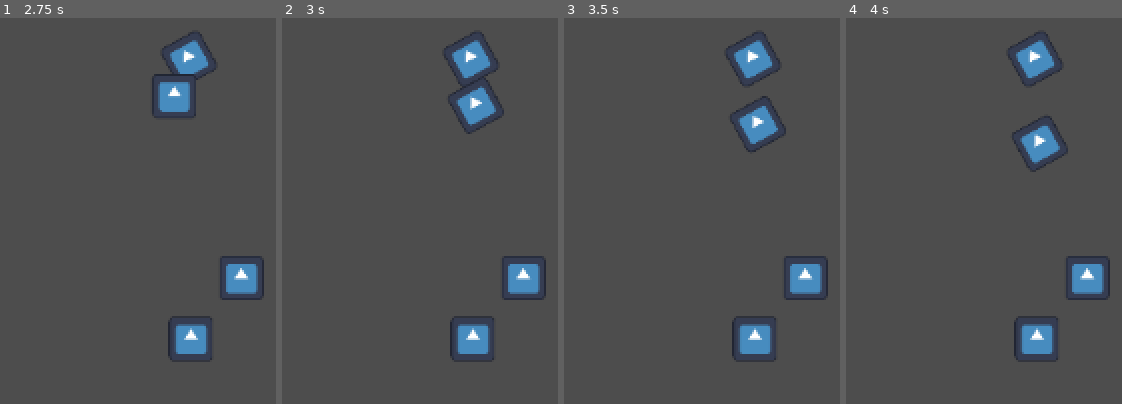
Above: before the commit, frames 1-4 (left to right).
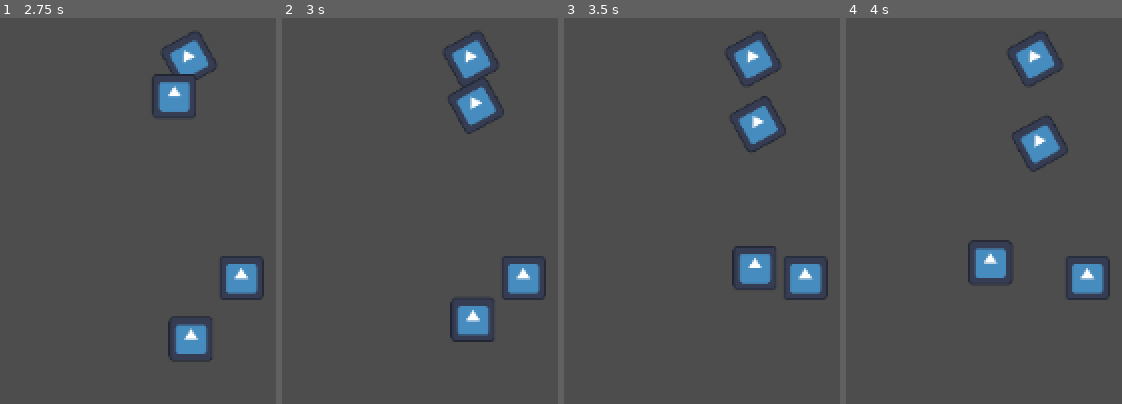
Above: after the commit, the same moments.

Repository: cbcerquiaga/Sandals-of-Blood
Game: Godot game, scene res://match_scene.tscn
The game is run twice, just before and just after one commit, with the same random seed, the same clock (stepped at 60 frames per second) and the same inputs. The engine's default icon, where the game draws it, is replaced by a stand-in: a white triangle on a blue panel in a dark square.
Inputs:
- Up to frame 1 (2.75 s): tap Enter at 0.5, 2 s; hold Right (move_right, bound only after the commit) 0.53-1.28 s; tap Space at 0.77, 1.25, 1.52 s; hold Down (move_down, bound only after the commit) 1.28-2.03 s; hold Right (move_right, bound only after the commit) from 2.03 s (still down)
- Up to frame 2 (3 s): tap Space at 2.75 s; release Right (move_right, bound only after the commit) at 2.78 s; hold Up (move_up, bound only after the commit) from 2.78 s (still down)
- Up to frame 3 (3.5 s): keep holding Up (move_up, bound only after the commit); tap Space at 3.02 s
- Up to frame 4 (4 s): release Up (move_up, bound only after the commit) at 3.53 s; hold A (move_left, bound only after the commit) from 3.53 s (still down); tap Space at 3.77 s

Frame 1 is identical in both runs. In frame 2, 1.6% of the frame differs, in the area x 60-77%, y 72-90%; in frame 3, 2.6%, in the area x 60-77%, y 59-90%; in frame 4, 2.5%.

Commit message:
Catcher moves
closed #3

Diff:
--- /dev/null
+++ b/Match_Catcher.gd
@@ -0,0 +1,14 @@
+#Match_Catcher.gd
+extends Match_OffensivePlayer
+
+func _ready():
+	super._ready()
+	isCatcher = true
+	print("I am the catcher!")
+
+func _physics_process(delta: float) -> void:
+	super._physics_process(delta)
+
+func _on_pitcher_throw_ball(ball_power: Variant, ball_spin: Variant, start_angle: Variant, start_position: Variant) -> void:
+	super._on_pitcher_throw_ball(ball_power, ball_spin, start_angle, start_position)
+	print("Catcher knows the ball is thrown")
--- /dev/null
+++ b/Match_OffensivePlayer.gd
@@ -0,0 +1,35 @@
+#Match_OffensivePlayer.gd
+class_name Match_OffensivePlayer
+extends CharacterBody2D
+
+var isPlayLive = false
+var isCatcher
+var isPlayerControlled = false
+var pitcher
+const speed = 300.0
+
+func _ready():
+	pitcher = get_node_or_null("../Pitcher")
+	if pitcher:
+		pitcher.connect("ball_thrown", Callable(self, "_on_ball_thrown"))
+	else:
+		print("the teammates have never heard of this pitcher")
+
+func _physics_process(delta: float) -> void:
+	if isPlayLive:
+		if not isPlayerControlled:
+		#run route or wait
+			pass
+		else:
+			velocity = Vector2(
+			Input.get_action_strength("move_right") - Input.get_action_strength("move_left"),
+			Input.get_action_strength("move_down") - Input.get_action_strength("move_up"))
+			if velocity.length() > 0:
+				velocity = velocity.normalized() * speed
+		move_and_slide()
+
+func _on_pitcher_throw_ball(ball_power: Variant, ball_spin: Variant, start_angle: Variant, start_position: Variant) -> void:
+	print("it's go time")
+	isPlayLive = true
+	if isCatcher:
+		isPlayerControlled = true
--- a/ball.gd
+++ b/ball.gd
@@ -32,13 +32,13 @@
 	elif pitcher_found == false:
 		pitcher.connect("ball_thrown", Callable(self, "_on_ball_thrown"))
 		pitcher_found = true
-		print("there's the pitcher. who's a happy ball?")
+		#print("there's the pitcher. who's a happy ball?")
 
 func _physics_process(delta: float) -> void:
 	if thrown:
 		velocity.y = (base_speed + speed)
 		speed = speed * linear_drag
-		print("Spin effect: " + str(english/180 * PI))
+		#print("Spin effect: " + str(english/180 * PI))
 		rotation += english/180 * PI
 		english = english * rotational_drag
 		move_and_slide()
--- a/match_scene.tscn
+++ b/match_scene.tscn
@@ -1,8 +1,9 @@
-[gd_scene load_steps=5 format=3 uid="uid://b4us3gnnhjwep"]
+[gd_scene load_steps=6 format=3 uid="uid://b4us3gnnhjwep"]
 
 [ext_resource type="Script" path="res://MatchManager.gd" id="1_blowy"]
 [ext_resource type="Texture2D" uid="uid://c0dlecvp86dxf" path="res://icon.svg" id="1_hihoq"]
 [ext_resource type="Script" path="res://Match_Pitcher.gd" id="2_lkmwo"]
+[ext_resource type="Script" path="res://Match_Catcher.gd" id="4_fdyrg"]
 [ext_resource type="Script" path="res://ball.gd" id="4_sv5sn"]
 
 [node name="MatchScene" type="Node2D"]
@@ -17,6 +18,7 @@
 [node name="CollisionPolygon2D" type="CollisionPolygon2D" parent="Pitcher"]
 
 [node name="Catcher" type="CharacterBody2D" parent="."]
+script = ExtResource("4_fdyrg")
 
 [node name="Sprite2D" type="Sprite2D" parent="Catcher"]
 position = Vector2(6, 808)
@@ -40,4 +42,5 @@
 
 [node name="Charge-Up Bar" type="Polygon2D" parent="."]
 
+[connection signal="throw_ball" from="Pitcher" to="Catcher" method="_on_pitcher_throw_ball"]
 [connection signal="throw_ball" from="Pitcher" to="Ball" method="_on_pitcher_throw_ball"]
--- a/project.godot
+++ b/project.godot
@@ -14,3 +14,83 @@
 run/main_scene="res://match_scene.tscn"
 config/features=PackedStringArray("4.3", "Forward Plus")
 config/icon="res://icon.svg"
+
+[input]
+
+move_right={
+"deadzone": 0.5,
+"events": [Object(InputEventKey,"resource_local_to_scene":false,"resource_name":"","device":0,"window_id":0,"alt_pressed":false,"shift_pressed":false,"ctrl_pressed":false,"meta_pressed":false,"pressed":false,"keycode":0,"physical_keycode":4194321,"key_label":0,"unicode":0,"location":0,"echo":false,"script":null)
+, Object(InputEventKey,"resource_local_to_scene":false,"resource_name":"","device":0,"window_id":0,"alt_pressed":false,"shift_pressed":false,"ctrl_pressed":false,"meta_pressed":false,"pressed":false,"keycode":0,"physical_keycode":68,"key_label":0,"unicode":0,"location":0,"echo":false,"script":null)
+, null]
+}
+move_left={
+"deadzone": 0.5,
+"events": [Object(InputEventKey,"resource_local_to_scene":false,"resource_name":"","device":-1,"window_id":0,"alt_pressed":false,"shift_pressed":false,"ctrl_pressed":false,"meta_pressed":false,"pressed":false,"keycode":0,"physical_keycode":65,"key_label":0,"unicode":65,"location":0,"echo":false,"script":null)
+, Object(InputEventKey,"resource_local_to_scene":false,"resource_name":"","device":-1,"window_id":0,"alt_pressed":false,"shift_pressed":false,"ctrl_pressed":false,"meta_pressed":false,"pressed":false,"keycode":0,"physical_keycode":4194319,"key_label":0,"unicode":0,"location":0,"echo":false,"script":null)
+]
+}
+move_down={
+"deadzone": 0.5,
+"events": [Object(InputEventKey,"resource_local_to_scene":false,"resource_name":"","device":-1,"window_id":0,"alt_pressed":false,"shift_pressed":false,"ctrl_pressed":false,"meta_pressed":false,"pressed":false,"keycode":0,"physical_keycode":4194322,"key_label":0,"unicode":0,"location":0,"echo":false,"script":null)
+, Object(InputEventKey,"resource_local_to_scene":false,"resource_name":"","device":-1,"window_id":0,"alt_pressed":false,"shift_pressed":false,"ctrl_pressed":false,"meta_pressed":false,"pressed":false,"keycode":0,"physical_keycode":83,"key_label":0,"unicode":115,"location":0,"echo":false,"script":null)
+]
+}
+move_up={
+"deadzone": 0.5,
+"events": [Object(InputEventKey,"resource_local_to_scene":false,"resource_name":"","device":-1,"window_id":0,"alt_pressed":false,"shift_pressed":false,"ctrl_pressed":false,"meta_pressed":false,"pressed":false,"keycode":0,"physical_keycode":4194320,"key_label":0,"unicode":0,"location":0,"echo":false,"script":null)
+, Object(InputEventKey,"resource_local_to_scene":false,"resource_name":"","device":-1,"window_id":0,"alt_pressed":false,"shift_pressed":false,"ctrl_pressed":false,"meta_pressed":false,"pressed":false,"keycode":0,"physical_keycode":87,"key_label":0,"unicode":119,"location":0,"echo":false,"script":null)
+]
+}
+UI_enter={
+"deadzone": 0.5,
+"events": []
+}
+UI_exit={
+"deadzone": 0.5,
+"events": []
+}
+pause={
+"deadzone": 0.5,
+"events": [Object(InputEventKey,"resource_local_to_scene":false,"resource_name":"","device":-1,"window_id":0,"alt_pressed":false,"shift_pressed":false,"ctrl_pressed":false,"meta_pressed":false,"pressed":false,"keycode":0,"physical_keycode":4194305,"key_label":0,"unicode":0,"location":0,"echo":false,"script":null)
+]
+}
+strategy_primary={
+"deadzone": 0.5,
+"events": [Object(InputEventKey,"resource_local_to_scene":false,"resource_name":"","device":-1,"window_id":0,"alt_pressed":false,"shift_pressed":false,"ctrl_pressed":false,"meta_pressed":false,"pressed":false,"keycode":0,"physical_keycode":49,"key_label":0,"unicode":49,"location":0,"echo":false,"script":null)
+]
+}
+strategy_secondary={
+"deadzone": 0.5,
+"events": [Object(InputEventKey,"resource_local_to_scene":false,"resource_name":"","device":-1,"window_id":0,"alt_pressed":false,"shift_pressed":false,"ctrl_pressed":false,"meta_pressed":false,"pressed":false,"keycode":0,"physical_keycode":50,"key_label":0,"unicode":50,"location":0,"echo":false,"script":null)
+]
+}
+strategy_tertiary={
+"deadzone": 0.5,
+"events": [Object(InputEventKey,"resource_local_to_scene":false,"resource_name":"","device":-1,"window_id":0,"alt_pressed":false,"shift_pressed":false,"ctrl_pressed":false,"meta_pressed":false,"pressed":false,"keycode":0,"physical_keycode":51,"key_label":0,"unicode":51,"location":0,"echo":false,"script":null)
+]
+}
+strategy_quaternary={
+"deadzone": 0.5,
+"events": [Object(InputEventKey,"resource_local_to_scene":false,"resource_name":"","device":-1,"window_id":0,"alt_pressed":false,"shift_pressed":false,"ctrl_pressed":false,"meta_pressed":false,"pressed":false,"keycode":0,"physical_keycode":52,"key_label":0,"unicode":52,"location":0,"echo":false,"script":null)
+]
+}
+move_dodge={
+"deadzone": 0.5,
+"events": []
+}
+attack_player={
+"deadzone": 0.5,
+"events": []
+}
+attack_ball={
+"deadzone": 0.5,
+"events": []
+}
+pass_ball={
+"deadzone": 0.5,
+"events": []
+}
+switch_player={
+"deadzone": 0.5,
+"events": []
+}
